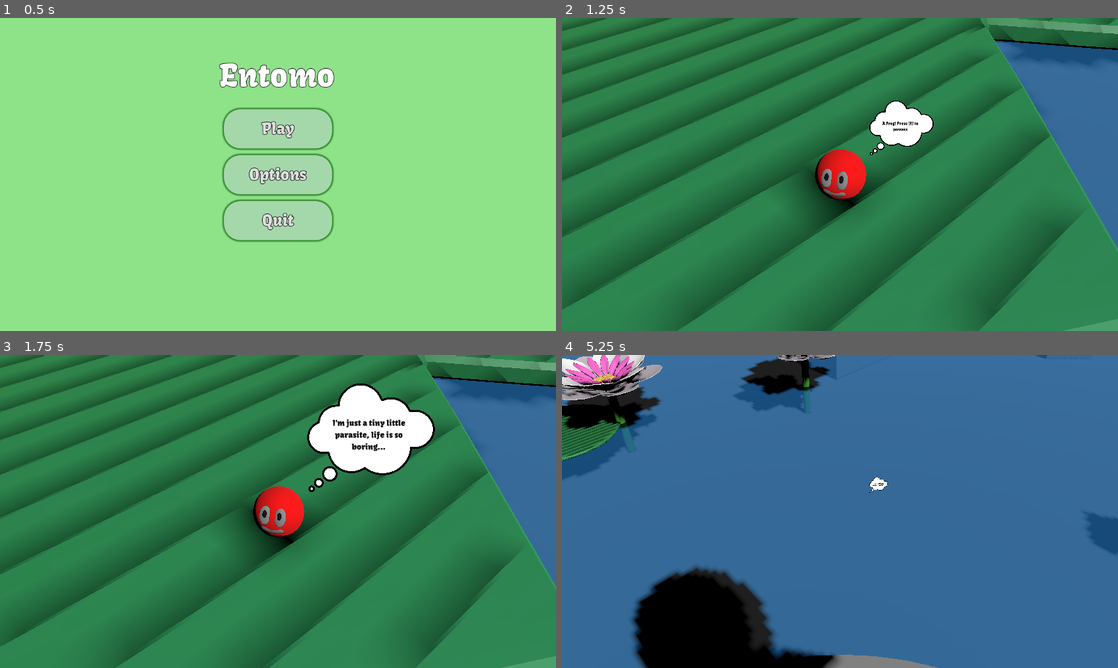
Above: before the commit, frames 1-4 (two rows, left to right).
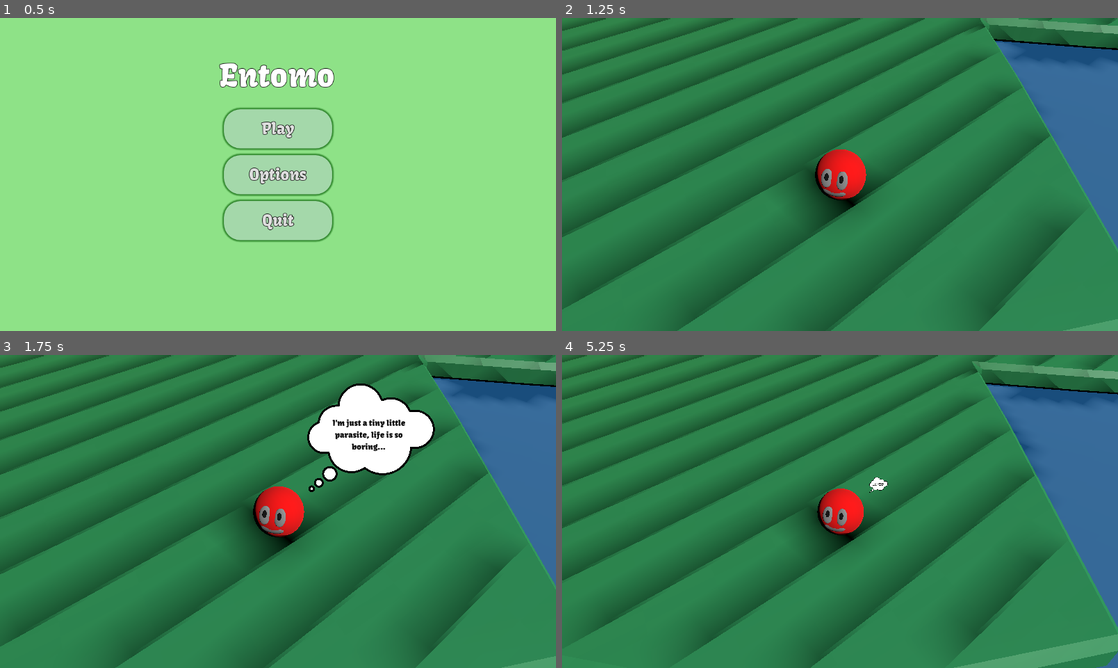
Above: after the commit, the same moments.

Repository: melonboyo/entomo
Game: Godot game, scene res://Scenes/Menus/MainMenu/MainMenu.tscn
Same seed, same stepped clock (60 frames per second), same inputs: the game is played once before the commit and once after it.
Inputs (mouse positions are in pixels of both pictures, inside the frame that each line leads up to):
- Up to frame 1 (0.5 s): no input
- Up to frame 2 (1.25 s): click "Play" at 0.5 s
- Up to frame 3 (1.75 s): tap E (interact) at 1.25, 1.35 s; move the mouse to (400, 495) at 1.27 s; hold D (move_right) from 1.28 s (still down); click (400, 495) at 1.42 s; tap Space (move_jump) at 1.52 s
- Up to frame 4 (5.25 s): release D (move_right) at 2 s; tap Enter every 0.75 s from 2 to 5 s; drag from (728, 527) to (812, 574) at 2.02 s; move the mouse to (895, 442) at 2.77 s; hold D (move_right) 2.78-3.5 s; tap Shift at 2.85 s; drag from (812, 574) to (673, 464) at 3.52 s; move the mouse to (1006, 558) at 4.27 s; hold A (move_left) 4.28-5 s; tap E (interact) at 4.35 s; tap Space (move_jump) at 4.52 s; drag from (673, 464) to (756, 433) at 5.02 s

Frame 1 is identical in both runs. In frame 2, 1.2% of the frame differs, in the area x 0-100%, y 0-100%; in frame 3, 0.1%; in frame 4, 92%.

Commit message:
Fixed minor issues

Diff:
--- a/Scenes/Levels/level1.tscn
+++ b/Scenes/Levels/level1.tscn
@@ -57,7 +57,7 @@
 transform = Transform3D(1.01827, 0, 0, 0, 1.01827, 0, 0, 0, 1.01827, 0, 0, 0)
 
 [node name="GameStateManager" parent="." node_paths=PackedStringArray("currentPossessedCreature", "camera", "first_flag", "tutorial_prompt") instance=ExtResource("2_cqo16")]
-currentPossessedCreature = NodePath("../Pillbug")
+currentPossessedCreature = NodePath("../Parasite")
 camera = NodePath("../CameraRoot/RotationRoot/Camera3D")
 first_flag = NodePath("../Blockout/Flags/Flag1")
 tutorial_prompt = NodePath("../TutorialPrompt")
@@ -76,7 +76,7 @@
 game_state_manager = NodePath("../GameStateManager")
 
 [node name="Pillbug" parent="." node_paths=PackedStringArray("game_state_manager") instance=ExtResource("4_gd3qd")]
-transform = Transform3D(1, 0, 0, 0, 1, 0, 0, 0, 1, 9.31873, 103.267, 133.057)
+transform = Transform3D(1, 0, 0, 0, 1, 0, 0, 0, 1, 181.472, 33.4764, -40.3559)
 game_state_manager = NodePath("../GameStateManager")
 
 [node name="Frog" parent="." node_paths=PackedStringArray("game_state_manager") instance=ExtResource("8_slu6r")]
@@ -241,7 +241,7 @@
 FORCEPUSH = Vector3(-100, 60, -300)
 frog = NodePath("../../../Frog")
 pillbug = NodePath("../../../Pillbug")
-distanceToFrog = 100.0
+distanceToFrog = 90.0
 
 [node name="CollisionShape3D" type="CollisionShape3D" parent="Blockout/Stage2/PillbugEatingRange"]
 transform = Transform3D(1, 0, 0, 0, 1, 0, 0, 0, 1, 0, 0.0338917, 0)
--- a/Scenes/dragonfly.gd
+++ b/Scenes/dragonfly.gd
@@ -40,8 +40,8 @@
 		color.resetColor()
 
 func checkIfEaten():
+	checked = true
 	if color.is_coloured and gameState.maxStageReached < 4:
 		frog.quickTongueAnimation(distanceToFrog, 0.1)
 		await get_tree().create_timer(0.1).timeout
 		color.MESH.visible = false
-	checked = true
--- a/Scenes/dragonfly.tscn
+++ b/Scenes/dragonfly.tscn
@@ -13,7 +13,7 @@
 speed = 30.0
 color = NodePath("ColouredBug")
 frogPoint = 465.0
-distanceToFrog = 100.0
+distanceToFrog = 90.0
 
 [node name="MeshInstance3D" type="MeshInstance3D" parent="."]
 transform = Transform3D(12.0016, 0, 0, 0, 5.99771, 0, 0, 0, 12.0016, 0, 0, 0)
--- a/Scripts/coloured_bug.gd
+++ b/Scripts/coloured_bug.gd
@@ -7,6 +7,9 @@
 @export var MESH : MeshInstance3D
 
 var is_coloured = false
+
+func _ready():
+	resetColor()
 
 func changeColor():
 	is_coloured = true
